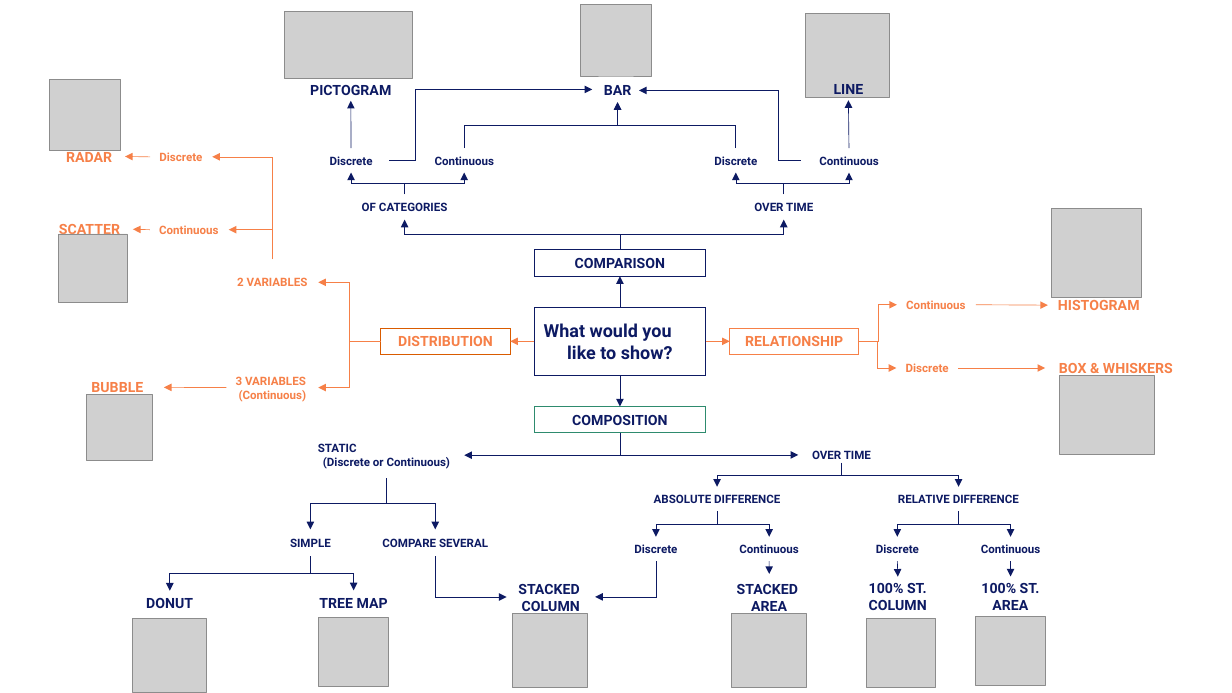
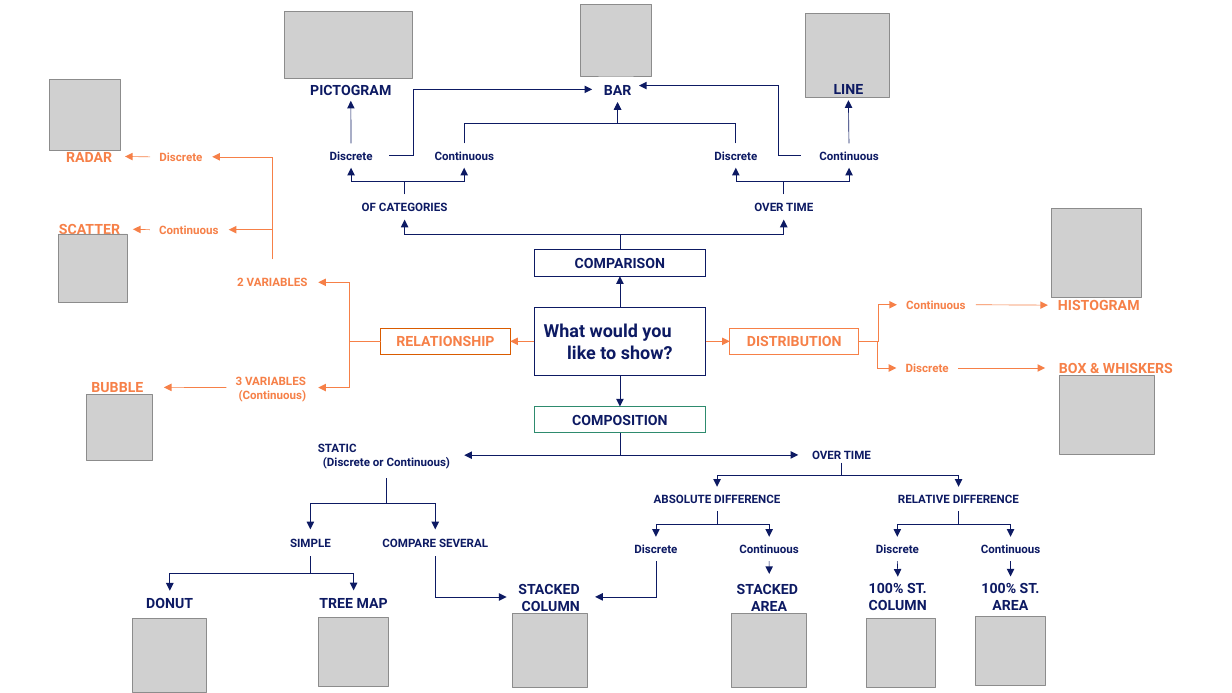
Before and after one commit to tanphatleo/data_visualisation_ueh, a slide deck: slide 1 of day_1/Diagram.pptx. Drawn at 1232x693 pixels with LibreOffice and Linux fonts; fonts in the diff are those of the drawing; grey boxes stand for pictures. Boxes give left, top, right and bottom in pixels: in the first picture for what was removed or moved away, otherwise in the second. Text is boxed around its words. In the diff, an @@ line names an element or a change of style, - is before the commit and + after.

```diff
--- a/day_1/Diagram.pptx
+++ b/day_1/Diagram.pptx
@@ 4 texts, 1 elbow arrow: place and size @@
-4 texts, 1 elbow arrow at <box>330,91,878,165</box>
+4 texts, 1 elbow arrow at <box>330,86,878,160</box>
@@ arrow moved from (351, 148) - (351, 101) to (351, 143) - (351, 101) @@
@@ elbow arrow moved from (389, 161) - (592, 90) to (389, 155) - (592, 90) @@
@@ elbow arrow moved from (464, 148) - (617, 103) to (464, 143) - (617, 103) @@
@@ elbow arrow moved from (736, 148) - (617, 103) to (736, 143) - (617, 103) @@
@@ arrow moved from (849, 148) - (848, 100) to (849, 143) - (848, 100) @@
@@ elbow arrow moved from (405, 194) - (351, 173) to (405, 194) - (351, 168) @@
@@ elbow arrow moved from (405, 194) - (464, 173) to (405, 194) - (464, 168) @@
@@ elbow arrow moved from (784, 194) - (736, 173) to (784, 194) - (736, 168) @@
@@ elbow arrow moved from (784, 194) - (849, 173) to (784, 194) - (849, 168) @@
@@ text in rectangle at <box>396,336,494,346</box>: text changed @@
-DISTRIBUTION
+RELATIONSHIP
@@ text in rectangle at <box>747,336,842,346</box>: text changed @@
-RELATIONSHIP
+DISTRIBUTION
```
Also in this commit, not shown: 8 slides added, 14 other files.
